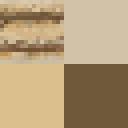
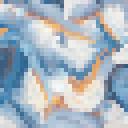
Before/after of a 128 x 128 layered artwork. What changed in the layer stack:
added group "marble" with 13 layers above "sandstone" over [0, 0, 128, 128]
added group "marble_f" with 1 layers in group "marble" over [0, 0, 128, 128]
added layer "Копия marble_f" in group "marble_f" over [0, 0, 128, 128]
added group "marble_e" with 1 layers in group "marble" over [0, 0, 128, 128]
added layer "Копия marble_e" in group "marble_e" over [0, 0, 128, 128]
added group "marble_d" with 1 layers in group "marble" over [0, 0, 128, 128]
added layer "Копия marble_d" in group "marble_d" over [0, 0, 128, 128]
added group "marble_c" with 1 layers in group "marble" over [0, 0, 128, 128]
added layer "Копия marble_c" in group "marble_c" over [0, 0, 128, 128]
hid group "sandstone_c" (3 layers), moved it into group "sandstone" over [0, 0, 128, 128]
painted on "Слой #5" over [0, 20, 64, 40]
hid group "sandstone_d" (5 layers), moved it into group "sandstone" over [0, 0, 128, 128]
painted on "Слой #3" over [0, 4, 64, 52]
